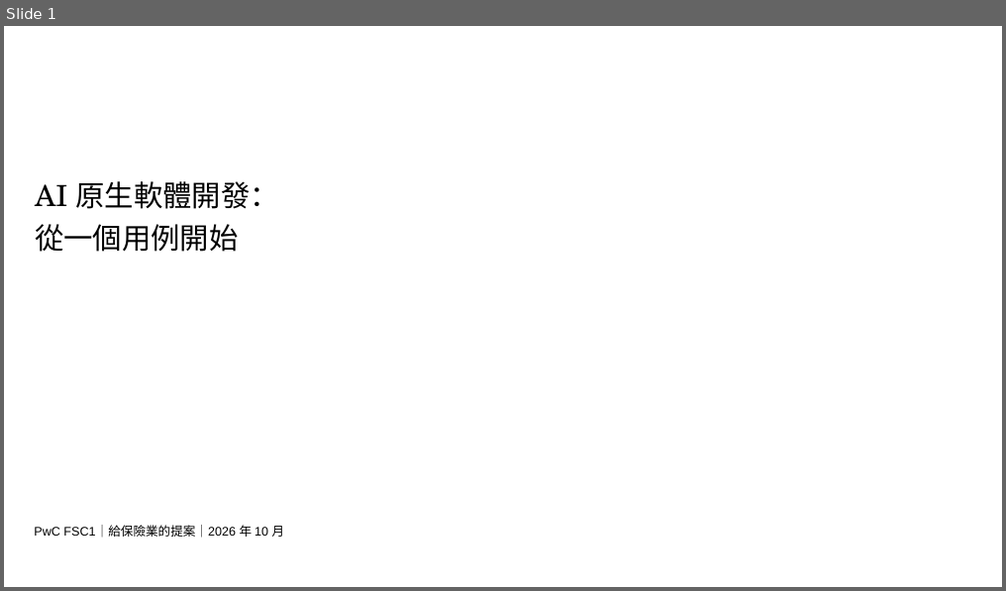
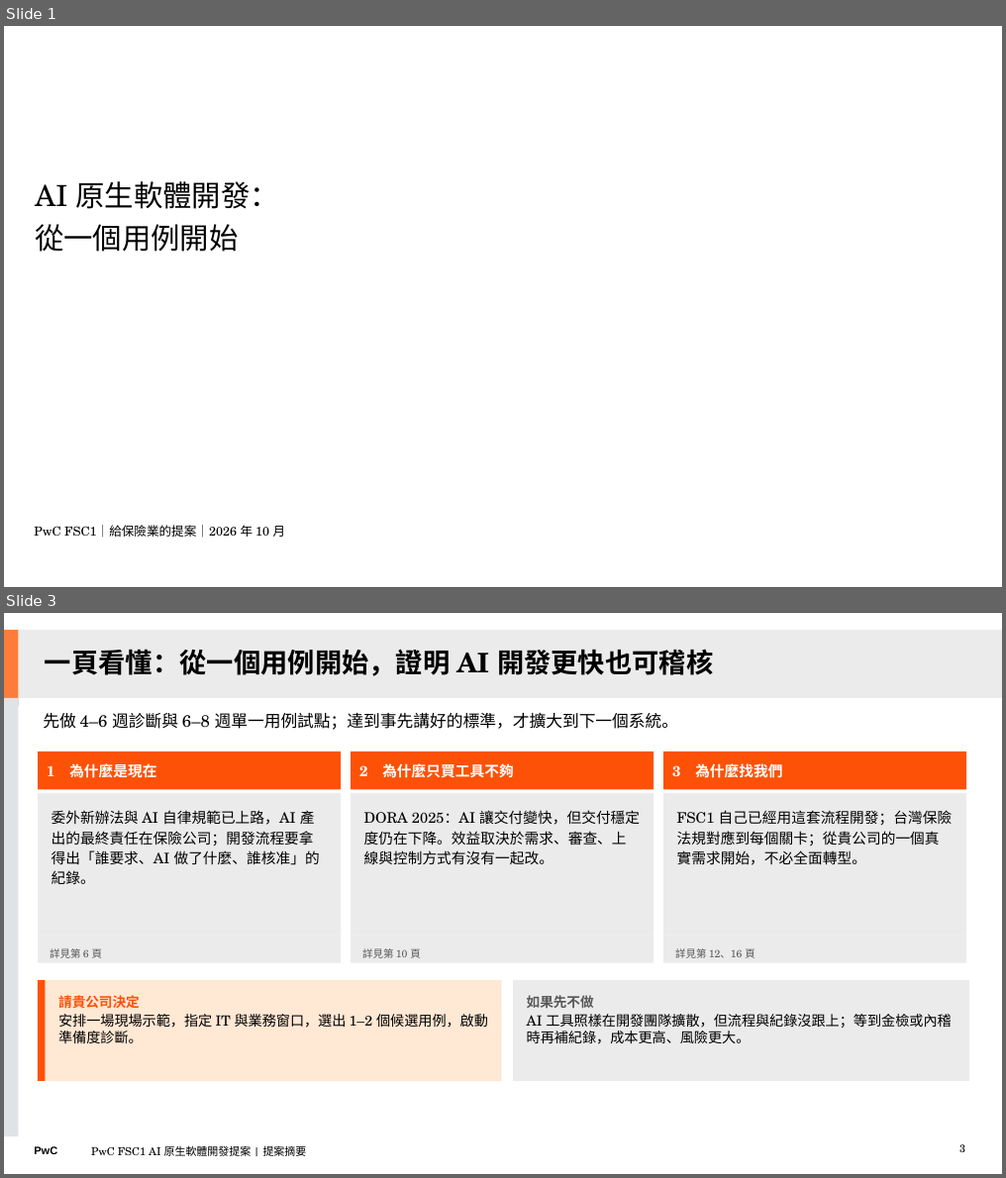
Before and after one commit to Robshao/PwC_FSC1, a slide deck: research/ai-native-sdlc/AI原生軟體開發_合夥人提案簡報.pptx. Shown one above the other, each under a label of ours: slide 1 before the commit, slides 1 and 3 after it; the slides between them are not shown. The pictures are 1006x591 and 1006x1178 pixels, drawn with LibreOffice and Linux fonts; fonts in the diff are those of the drawing; background and template pictures are left out. Boxes give left, top, right and bottom in pixels: in the first picture for what was removed or moved away, otherwise in the second. Text is boxed around its words. In the diff, an @@ line names an element or a change of style, - is before the commit and + after.

```diff
--- a/research/ai-native-sdlc/AI原生軟體開發_合夥人提案簡報.pptx
+++ b/research/ai-native-sdlc/AI原生軟體開發_合夥人提案簡報.pptx
@@ slide 3 added at (4, 613, 1002, 1174), background #FFFFFF @@
@@ rectangle added at (4, 630, 18, 706), fill #FE7C39 @@
@@ rectangle added at (18, 630, 1002, 697), fill #EBEBEB @@
@@ title added at (45, 649, 713, 676), 26 pt, text #000000, bold @@
+一頁看懂：從一個用例開始，證明 AI 開發更快也可稽核
@@ rectangle added at (4, 698, 18, 1138), fill #DFE3E6 @@
@@ text added at (43, 713, 679, 730), 16 pt, text #000000 @@
+先做 4–6 週診斷與 6–8 週單一用例試點；達到事先講好的標準，才擴大到下一個系統。
@@ rectangle added at (38, 752, 341, 789), fill #FD5108, 14 pt, text #FFFFFF, bold @@
+1 為什麼是現在
@@ rectangle added at (350, 752, 653, 789), fill #FD5108, 14 pt, text #FFFFFF, bold @@
+2 為什麼只買工具不夠
@@ rectangle added at (663, 752, 966, 789), fill #FD5108, 14 pt, text #FFFFFF, bold @@
+3 為什麼找我們
@@ rectangle added at (38, 793, 341, 936), fill #EBEBEB, 14 pt, text #000000 @@
+委外新辦法與 AI 自律規範已上路，AI 產出的最終責任在保險公司；開發流程要拿得出「誰要求、AI 做了什麼、誰核准」的紀錄。
@@ rectangle added at (350, 793, 653, 936), fill #EBEBEB, 14 pt, text #000000 @@
+DORA 2025：AI 讓交付變快，但交付穩定度仍在下降。效益取決於需求、審查、上線與控制方式有沒有一起改。
@@ rectangle added at (663, 793, 966, 936), fill #EBEBEB, 14 pt, text #000000 @@
+FSC1 自己已經用這套流程開發；台灣保險法規對應到每個關卡；從貴公司的一個真實需求開始，不必全面轉型。
@@ rectangle added at (38, 936, 341, 963), fill #EBEBEB, 10 pt, text #595959 @@
+詳見第 6 頁
@@ rectangle added at (350, 936, 653, 963), fill #EBEBEB, 10 pt, text #595959 @@
+詳見第 10 頁
@@ rectangle added at (663, 936, 966, 963), fill #EBEBEB, 10 pt, text #595959 @@
+詳見第 12、16 頁
@@ rectangle added at (38, 980, 46, 1081), fill #FD5108 @@
@@ rectangle added at (46, 980, 502, 1081), fill #FFE8D4, 13.5 pt, text #000000 @@
+請貴公司決定
+安排一場現場示範，指定 IT 與業務窗口，選出 1–2 個候選用例，啟動準備度診斷。
@@ rectangle added at (513, 980, 969, 1081), fill #EBEBEB, 13.5 pt, text #000000 @@
+如果先不做
+AI 工具照樣在開發團隊擴散，但流程與紀錄沒跟上；等到金檢或內稽時再補紀錄，成本更高、風險更大。
@@ text added at (34, 1147, 57, 1155), 10.5 pt, text #000000, bold @@
+PwC
@@ text added at (91, 1147, 307, 1157), 10.5 pt, text #000000 @@
+PwC FSC1 AI 原生軟體開發提案 | 提案摘要
@@ page number added at (959, 1145, 965, 1153), 10.5 pt, text #000000 @@
+3
@@ slide 1 changed as well @@
@@ subtitle "PwC FSC1｜給保險業的提案｜2026 年 10 月" at (34, 525, 286, 538): font Arial to TeX Gyre Schola @@
```
Also in this commit, not shown: 24 other slides changed, 1 other slide added, 1 slide removed, 5 other files.
